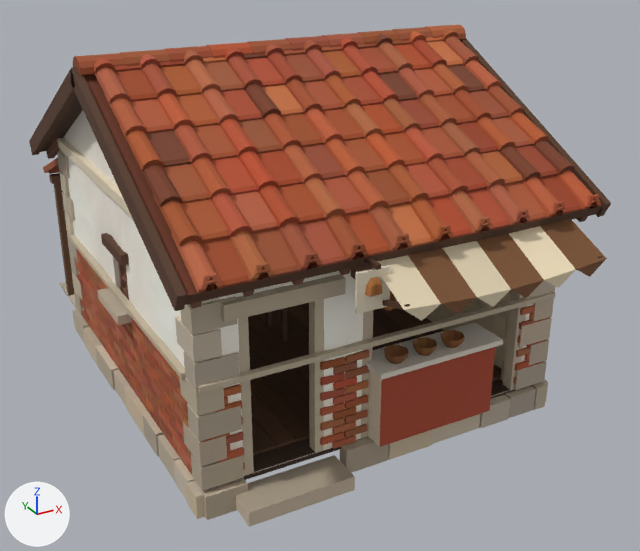
An edit to the glTF model godot/assets/kit/houses/artisan_2_1.glb, drawn before and after from the same camera.
Before and after are seen from a 50 mm camera at (-3.86, -7.66, 4.78) aimed at (0.26, -0.17, 1.04). Lighting does not change. The marker at lower left points along +X, +Y and +Z. The first picture is the older version. Vertices at exactly the same position are counted once.

The first picture shows 'House', 'Rooms', 'Walls'.
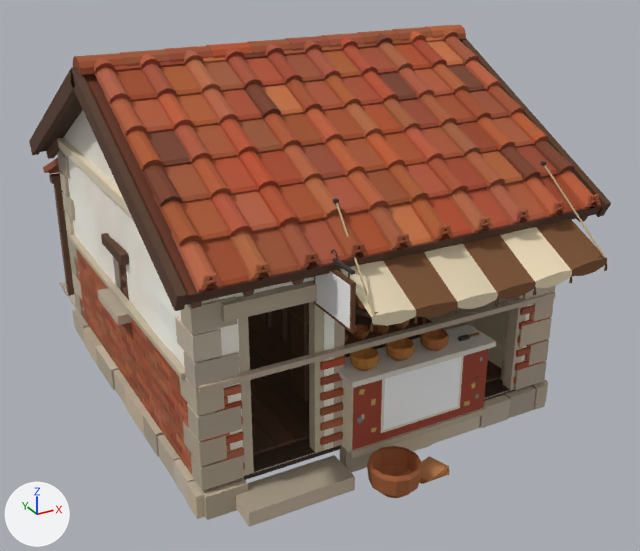
Boxes (x1, y1, x2, y2) around the edits, measured in the pictures (640 x 551 px; the box of a moved part takes in the faces that stretch with it):
part 1 of me_house, moved or reshaped: before (361, 310, 373, 438); after (333, 320, 345, 447)
part 2 of me_house, added (red): after (341, 349, 488, 453)
part 3 of me_house, added: after (338, 324, 496, 388)
part 4 of me_house, added: after (350, 406, 487, 458)
part 5 of me_house, added: after (380, 356, 464, 433)
part 6 of me_house, moved or reshaped: before (368, 347, 495, 447); after (476, 376, 480, 382)
part 7 of me_house, moved or reshaped: before (366, 322, 503, 380); after (464, 400, 470, 406)
part 8 of me_house, moved or reshaped (not visible afterwards): before (383, 300, 410, 310)
part 9 of me_house, moved or reshaped (not visible afterwards): before (364, 257, 381, 270)
part 10 of me_house, added: after (458, 334, 470, 341)
part 11 of me_house, rebuilt (19% wider, 20% taller): before (384, 345, 409, 364); after (385, 338, 415, 361)
part 12 of me_house, deleted: before (332, 277, 465, 449)
part 13 of me_house, built on: before (355, 219, 607, 356); after (291, 161, 607, 498)
part 14 of me_house, recoloured: (77, 257, 539, 474) in both
part 15 of me_walls, moved or reshaped (mostly hidden): (69, 163, 494, 450) in both

The change, as a list of edits to the scene's bpy script:
```text
Add mat_civcloth:
    mat_civcloth = bpy.data.materials.new('CivCloth')
    # uses the picture img_civ_white
Add mat_civwood:
    mat_civwood = bpy.data.materials.new('CivWood')
    # uses the picture img_civ_white
Add mat_civsign:
    mat_civsign = bpy.data.materials.new('CivSign')
    # uses the picture img_civ_white
Change me_house:
    remove me_house.from_pydata(...)  # 9018 vertices, 11552 faces; spans x -2.05..2.23, y -2.72..3.27, z -0.02..3.46
    add me_house.from_pydata(...)  # 10363 vertices, 13704 faces; spans x -2.05..2.23, y -2.74..3.27, z -0.02..3.46
    me_house part 1: the loose piece of 8 vertices spanning x -0.3..-0.2, y -1.95..-1.83, z 0.24..1.86 is moved by (-0.28, 0.0, 0.0)
    me_house part 2: a new loose piece, a box spanning x -0.5..0.93, y -2.14..-1.8, z 0.24..0.96, in mat_civkit
    me_house part 3: a new loose piece, a box spanning x -0.54..0.972, y -2.19..-1.79, z 0.96..1.01, in mat_civkit
    me_house part 4: a new loose piece, a box spanning x -0.52..0.952, y -2.17..-2.13, z 0.24..0.3, in mat_civkit
    me_house part 5: a new loose piece, a box spanning x -0.214..0.646, y -2.145..-2.139, z 0.3834..0.9734, in mat_civkit
    me_house part 6: the loose piece of 8 vertices spanning x -0.22..1.01, y -2.14..-1.8, z 0.24..0.96 is turned -99.3 degrees about the y axis through its middle and scaled by 0.0402, then moved by (0.44, -0.17, 0.03)
    me_house part 7: the loose piece of 8 vertices spanning x -0.26..1.05, y -2.19..-1.79, z 0.96..1.01 is scaled about its middle by (-0.0482, 0.015, -0.93), then moved by (0.33, -0.15, -0.57)
    me_house part 8: the loose piece of 8 vertices spanning x -0.4..-0.35, y -2.71..-1.96, z 1.65..1.9 is scaled about its middle by (-0.3, -0.137, 0.372), then moved by (-0.12, 0.36, 0.04)
    me_house part 9: the loose piece of 8 vertices spanning x -0.5..-0.46, y -2.45..-1.95, z 2.12..2.16 is multiplied about its middle by the matrix ((-0.257, 0.0, 0.0), (0.0, -0.201, -0.161), (0.0, -0.161, 0.201)), then moved by (1.92, 0.22, -0.32)
    me_house part 10: a new loose piece, a box spanning x 0.692..0.792, y -2.03..-1.99, z 1.01..1.04, in mat_civkit
    me_house part 11: the loose piece of 24 vertices spanning x -0.13..0.09, y -2.16..-1.94, z 1.01..1.11 is rebuilt with 40 vertices and now spans x -0.08..0.18, y -2.13..-1.89, z 1.01..1.15
    me_house part 12: 22 loose pieces with 262 vertices, spanning x -0.59..0.86, y -2.43..-1.93, z 0.25..2.03, are deleted
    me_house part 13: 6 vertices moved from x -0.43..0.61, y -2.05..-1.89, z 1.62..2.0 to x -0.71..0.61, y -2.05..-1.89, z 1.62..2.0; 91 vertices removed from x -0.63..1.64, y -2.72..-1.93, z 1.01..2.22; 1446 vertices added at x -0.81..1.68, y -2.74..-0.96, z 0.0..2.56
    me_house part 14: 3766 kept faces spanning x -1.86..1.86, y -2.01..1.74, z 0.25..1.24 get new vertex colours
    other edits to the shape of me_house do not show in these pictures
    add me_house.materials.append(mat_civwood)
    add me_house.materials.append(mat_civcloth)
    add me_house.materials.append(mat_civsign)
Change me_walls:
    remove me_walls.from_pydata(...)  # 539 vertices, 852 faces; spans x -1.81..1.81, y -1.96..1.96, z 0.24..3.33
    add me_walls.from_pydata(...)  # 533 vertices, 840 faces; spans x -1.81..1.81, y -1.96..1.96, z 0.24..3.33
    me_walls part 15
    31 vertices are removed from x -1.5..1.5, y -1.96..1.96, z 0.24..1.86
    99 faces are deleted
    33 vertices in x -1.81..1.8, y -1.44..1.44, z 0.54..2.04 move by (0.01, 0.0, 0.0)
    23 vertices in x -1.8..1.81, y -1.44..1.44, z 0.54..2.04 move by (-0.01, 0.0, 0.0)
    21 vertices in x -1.79..1.81, y -1.44..1.44, z 0.54..2.04 move by (-0.02, 0.0, 0.0)
    19 vertices in x -1.81..1.79, y -1.96..1.44, z 0.54..2.34 move by (0.02, 0.0, 0.0)
    19 vertices in x -1.5..1.5, y -1.95..1.95, z 0.54..2.04 move by (0.0, 0.01, 0.0)
    15 vertices in x -1.5..1.5, y -1.95..1.96, z 0.54..2.04 move by (0.0, -0.01, 0.0)
    17 vertices move from x -1.81..1.8, y -1.94..1.96, z 0.54..2.04 to x -1.81..1.8, y -1.96..1.96, z 0.54..2.04
    13 vertices are added at x -1.2..1.5, y -1.73..1.96, z 0.24..1.86
    7 new vertices lie (0.1, 0.0, 0.0) away from vertices in x -0.68, y -1.95, z 0.24..1.86
    5 new vertices lie (0.3, -0.01, 0.0) away from vertices in x -1.8..1.2, y 1.95..1.96, z 0.84..1.14
    87 new faces join them
```
